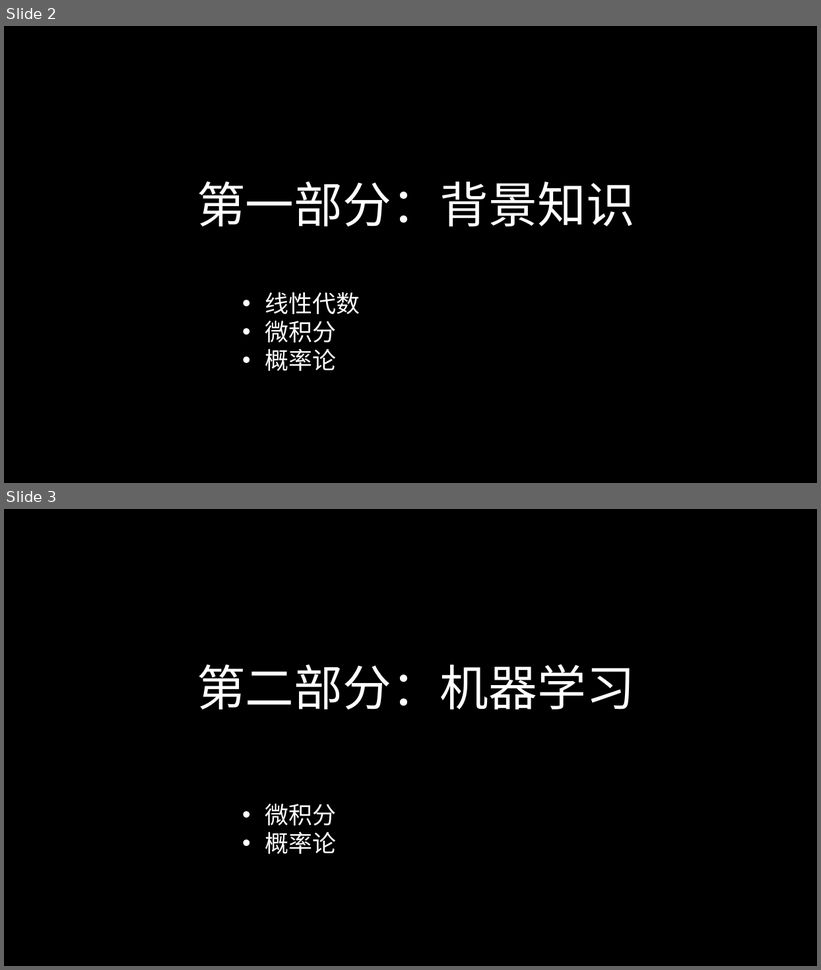
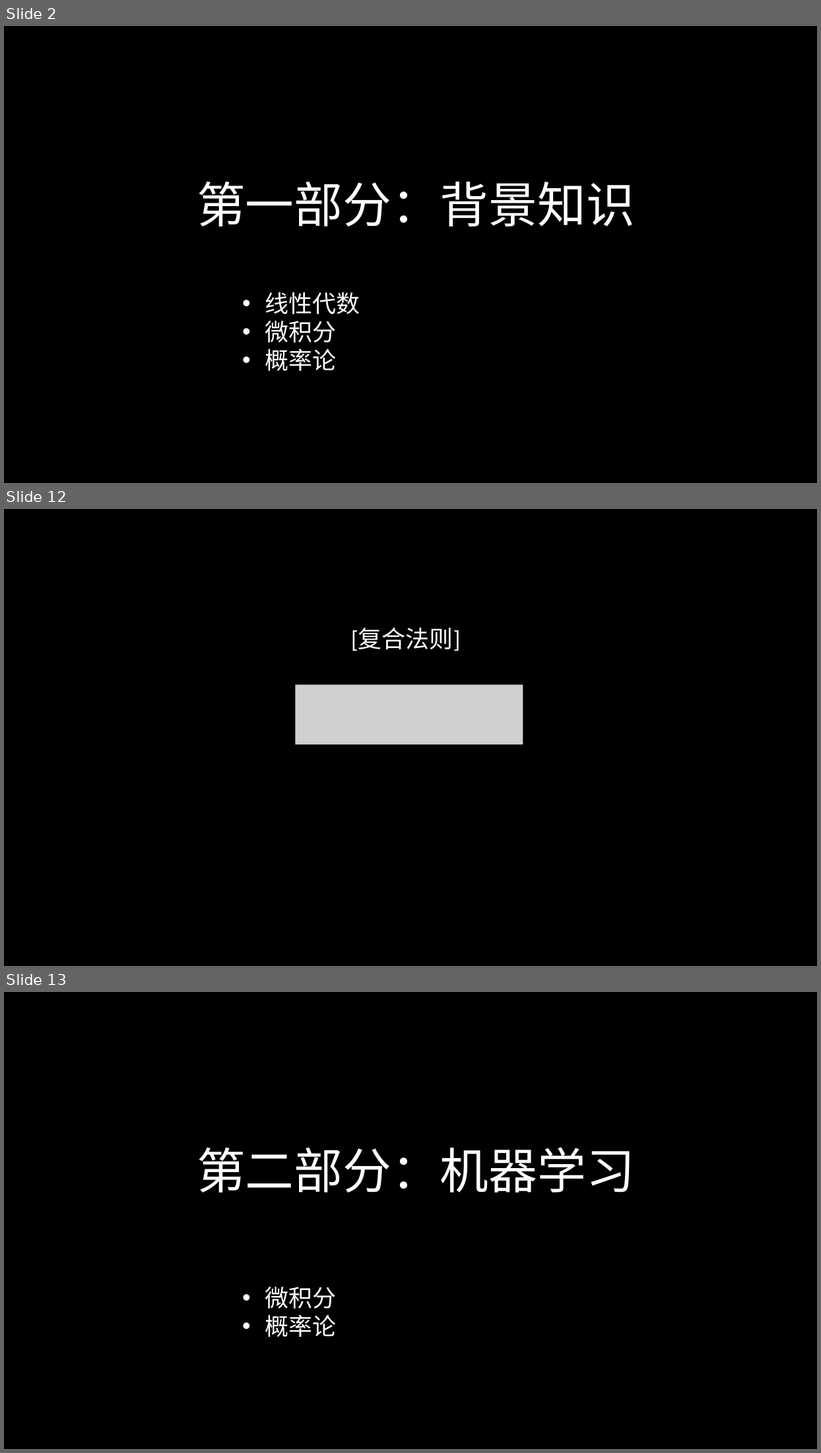
Before and after one commit to hku/training_tutorials, a slide deck: fuzhou_telecom/ppt/fuzhou.pptx. Shown one above the other, each under a label of ours: slides 2 and 3 before the commit, slides 2, 12 and 13 after it; the slides between them are not shown. The pictures are 821x970 and 821x1453 pixels, drawn with LibreOffice and Linux fonts; fonts in the diff are those of the drawing; grey boxes stand for pictures; background and template pictures are left out. Boxes give left, top, right and bottom in pixels: in the first picture for what was removed or moved away, otherwise in the second. Text is boxed around its words. In the diff, an @@ line names an element or a change of style, - is before the commit and + after.

```diff
--- a/fuzhou_telecom/ppt/fuzhou.pptx
+++ b/fuzhou_telecom/ppt/fuzhou.pptx
@@ slide 12 added at [4, 509, 817, 966], background picture (left out) @@
@@ text added at [351, 628, 461, 651], 56 pt, text #FFFFFF @@
+[复合法则]
@@ picture added at [295, 685, 523, 745] @@
@@ what was slide 3 is now slide 13 @@
```
Also in this commit, not shown: 9 other slides added, 5 other files.
